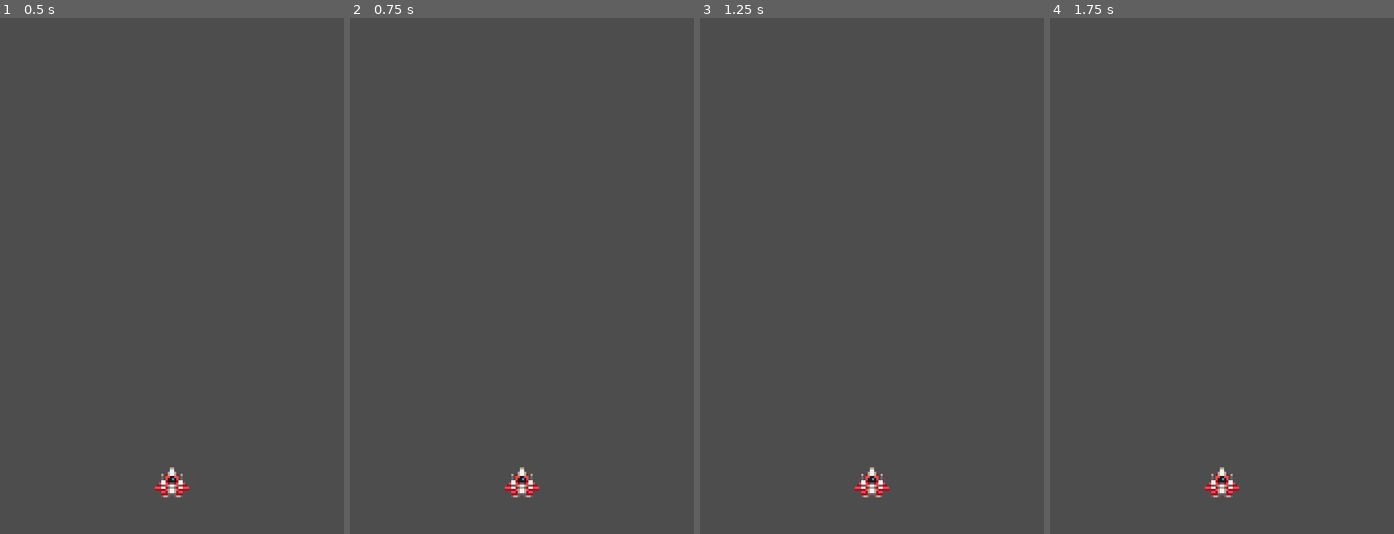
Above: before the commit, frames 1-4 (left to right).
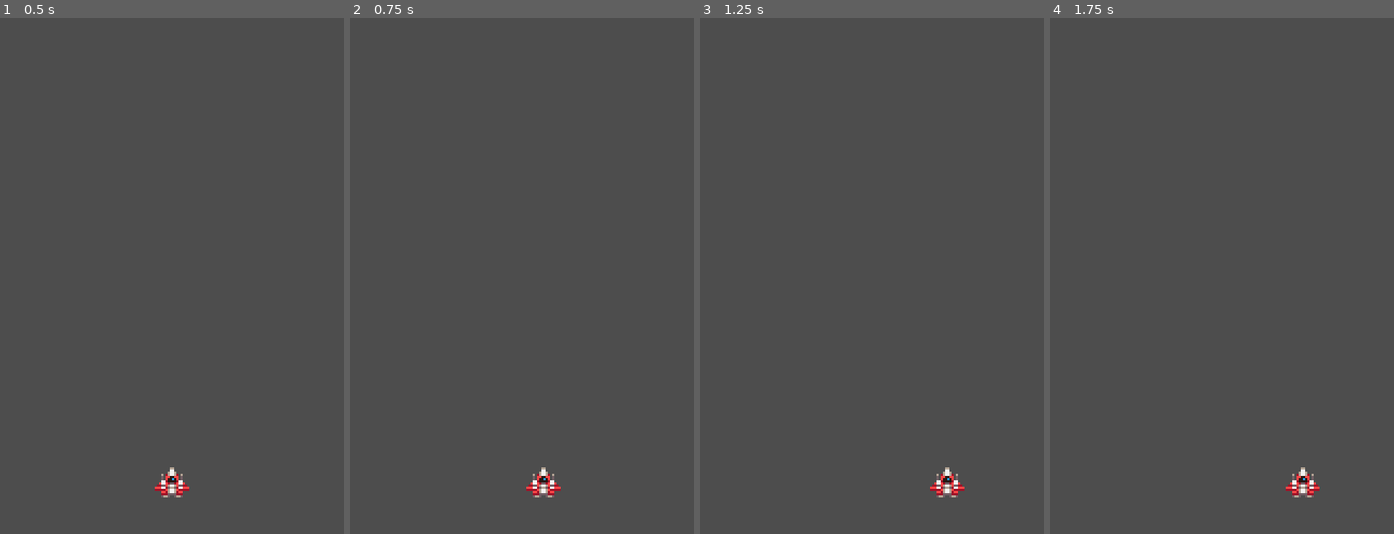
Above: after the commit, the same moments.

Repository: jackwkinsey/component-based-space-shooter
Game: Godot game, scene res://world.tscn
The game is run twice, just before and just after one commit, with the same random seed, the same clock (stepped at 60 frames per second) and the same inputs.
Inputs:
- Up to frame 1 (0.5 s): no input
- Up to frame 2 (0.75 s): tap Enter at 0.5 s; hold Right (right, bound only after the commit) from 0.53 s (still down)
- Up to frame 3 (1.25 s): keep holding Right (right, bound only after the commit)
- Up to frame 4 (1.75 s): release Right (right, bound only after the commit) at 1.28 s; hold Down (down, bound only after the commit) from 1.28 s (still down)

Frame 1 is identical in both runs. In frame 2, 0.6% of the frame differs, in the area x 45-62%, y 87-93%; in frame 3, 0.7%, in the area x 45-77%, y 87-93%; in frame 4, 0.7%.

Commit message:
chore: adds basic horizontal movement

Diff:
--- /dev/null
+++ b/components/input_component.gd
@@ -0,0 +1,19 @@
+## Gets input from player.
+class_name InputComponent
+extends Node
+
+
+## The overall directional input from the player.
+var direction: Vector2 = Vector2.ZERO
+
+## The horizontal directional input from the player.
+var horizontal_direction: Vector2
+
+## The vertical directional input from the player.
+var vertical_direction: Vector2
+
+
+func _input(event: InputEvent) -> void:
+	direction = Input.get_vector("left", "right", "up", "down")
+	horizontal_direction = Vector2(Input.get_axis("left", "right"), 0)
+	vertical_direction = Vector2(0, Input.get_axis("up", "down"))
--- /dev/null
+++ b/components/move_components/horizontal_move_component.gd
@@ -0,0 +1,7 @@
+## This component allows for the provided actor to moved horizontally by a velocity.
+class_name HorizontalMoveComponent
+extends MoveComponent
+
+
+func _process(delta: float) -> void:
+	actor.translate(input.horizontal_direction * move_stats.speed * delta)
--- /dev/null
+++ b/components/move_components/move_component.gd
@@ -0,0 +1,17 @@
+## This component allows for the provided actor to moved by a velocity.
+class_name MoveComponent
+extends Node
+
+
+## The actor to move. Must be a Node2D or inherit from Node2D!
+@export var actor: Node2D
+
+## The movement stats used for moving the actor.
+@export var move_stats: MoveStats
+
+## The input component to get the movement direction from.
+@export var input: InputComponent
+
+
+func _process(delta: float) -> void:
+	actor.translate(input.direction * move_stats.speed * delta)
--- /dev/null
+++ b/components/move_components/vertical_move_component.gd
@@ -0,0 +1,7 @@
+## This component allows for the provided actor to moved vertically by a velocity.
+class_name VerticalMoveComponent
+extends MoveComponent
+
+
+func _process(delta: float) -> void:
+	actor.translate(input.vertical_direction * move_stats.speed * delta)
--- a/components/position_clamp_component.gd
+++ b/components/position_clamp_component.gd
@@ -1,6 +1,6 @@
 # Give the component a class name so it can be instanced as a custom node
 class_name PositionClampComponent
-extends Node2D
+extends Node
 
 # Export the actor who's position will be clamped
 @export var actor: Node2D
--- /dev/null
+++ b/player_ship/player_move_stats.tres
@@ -0,0 +1,7 @@
+[gd_resource type="Resource" script_class="MoveStats" load_steps=2 format=3 uid="uid://ddotjbytd8dag"]
+
+[ext_resource type="Script" path="res://resources/move_stats.gd" id="1_j4ii5"]
+
+[resource]
+script = ExtResource("1_j4ii5")
+speed = 50
--- a/player_ship/player_ship.tscn
+++ b/player_ship/player_ship.tscn
@@ -1,6 +1,10 @@
-[gd_scene load_steps=6 format=3 uid="uid://73hjlnaeg0ug"]
+[gd_scene load_steps=10 format=3 uid="uid://73hjlnaeg0ug"]
 
 [ext_resource type="Texture2D" uid="uid://d1k5x8otsjyad" path="res://assets/ship.png" id="1_o3q25"]
+[ext_resource type="Script" path="res://components/input_component.gd" id="3_abl81"]
+[ext_resource type="Script" path="res://components/move_components/horizontal_move_component.gd" id="3_u3nii"]
+[ext_resource type="Resource" uid="uid://ddotjbytd8dag" path="res://player_ship/player_move_stats.tres" id="4_wongk"]
+[ext_resource type="Script" path="res://components/position_clamp_component.gd" id="5_6o0kt"]
 
 [sub_resource type="AtlasTexture" id="AtlasTexture_rq4pv"]
 atlas = ExtResource("1_o3q25")
@@ -47,3 +51,16 @@
 sprite_frames = SubResource("SpriteFrames_420v1")
 animation = &"center"
 autoplay = "center"
+
+[node name="InputComponent" type="Node" parent="."]
+script = ExtResource("3_abl81")
+
+[node name="HorizontalMoveComponent" type="Node" parent="." node_paths=PackedStringArray("actor", "input")]
+script = ExtResource("3_u3nii")
+actor = NodePath("..")
+move_stats = ExtResource("4_wongk")
+input = NodePath("../InputComponent")
+
+[node name="PositionClampComponent" type="Node" parent="." node_paths=PackedStringArray("actor")]
+script = ExtResource("5_6o0kt")
+actor = NodePath("..")
--- a/project.godot
+++ b/project.godot
@@ -23,6 +23,41 @@
 window/size/window_height_override=960
 window/stretch/mode="canvas_items"
 
+[input]
+
+left={
+"deadzone": 0.5,
+"events": [Object(InputEventKey,"resource_local_to_scene":false,"resource_name":"","device":-1,"window_id":0,"alt_pressed":false,"shift_pressed":false,"ctrl_pressed":false,"meta_pressed":false,"pressed":false,"keycode":0,"physical_keycode":4194319,"key_label":0,"unicode":0,"echo":false,"script":null)
+, Object(InputEventKey,"resource_local_to_scene":false,"resource_name":"","device":-1,"window_id":0,"alt_pressed":false,"shift_pressed":false,"ctrl_pressed":false,"meta_pressed":false,"pressed":false,"keycode":0,"physical_keycode":65,"key_label":0,"unicode":97,"echo":false,"script":null)
+, Object(InputEventJoypadMotion,"resource_local_to_scene":false,"resource_name":"","device":-1,"axis":0,"axis_value":-1.0,"script":null)
+, Object(InputEventJoypadButton,"resource_local_to_scene":false,"resource_name":"","device":-1,"button_index":13,"pressure":0.0,"pressed":false,"script":null)
+]
+}
+right={
+"deadzone": 0.5,
+"events": [Object(InputEventKey,"resource_local_to_scene":false,"resource_name":"","device":-1,"window_id":0,"alt_pressed":false,"shift_pressed":false,"ctrl_pressed":false,"meta_pressed":false,"pressed":false,"keycode":0,"physical_keycode":4194321,"key_label":0,"unicode":0,"echo":false,"script":null)
+, Object(InputEventKey,"resource_local_to_scene":false,"resource_name":"","device":-1,"window_id":0,"alt_pressed":false,"shift_pressed":false,"ctrl_pressed":false,"meta_pressed":false,"pressed":false,"keycode":0,"physical_keycode":68,"key_label":0,"unicode":100,"echo":false,"script":null)
+, Object(InputEventJoypadMotion,"resource_local_to_scene":false,"resource_name":"","device":-1,"axis":0,"axis_value":1.0,"script":null)
+, Object(InputEventJoypadButton,"resource_local_to_scene":false,"resource_name":"","device":-1,"button_index":14,"pressure":0.0,"pressed":false,"script":null)
+]
+}
+up={
+"deadzone": 0.5,
+"events": [Object(InputEventKey,"resource_local_to_scene":false,"resource_name":"","device":-1,"window_id":0,"alt_pressed":false,"shift_pressed":false,"ctrl_pressed":false,"meta_pressed":false,"pressed":false,"keycode":0,"physical_keycode":4194320,"key_label":0,"unicode":0,"echo":false,"script":null)
+, Object(InputEventKey,"resource_local_to_scene":false,"resource_name":"","device":-1,"window_id":0,"alt_pressed":false,"shift_pressed":false,"ctrl_pressed":false,"meta_pressed":false,"pressed":false,"keycode":0,"physical_keycode":87,"key_label":0,"unicode":119,"echo":false,"script":null)
+, Object(InputEventJoypadMotion,"resource_local_to_scene":false,"resource_name":"","device":-1,"axis":1,"axis_value":-1.0,"script":null)
+, Object(InputEventJoypadButton,"resource_local_to_scene":false,"resource_name":"","device":-1,"button_index":11,"pressure":0.0,"pressed":false,"script":null)
+]
+}
+down={
+"deadzone": 0.5,
+"events": [Object(InputEventKey,"resource_local_to_scene":false,"resource_name":"","device":-1,"window_id":0,"alt_pressed":false,"shift_pressed":false,"ctrl_pressed":false,"meta_pressed":false,"pressed":false,"keycode":0,"physical_keycode":4194322,"key_label":0,"unicode":0,"echo":false,"script":null)
+, Object(InputEventKey,"resource_local_to_scene":false,"resource_name":"","device":-1,"window_id":0,"alt_pressed":false,"shift_pressed":false,"ctrl_pressed":false,"meta_pressed":false,"pressed":false,"keycode":0,"physical_keycode":83,"key_label":0,"unicode":115,"echo":false,"script":null)
+, Object(InputEventJoypadMotion,"resource_local_to_scene":false,"resource_name":"","device":-1,"axis":1,"axis_value":1.0,"script":null)
+, Object(InputEventJoypadButton,"resource_local_to_scene":false,"resource_name":"","device":-1,"button_index":12,"pressure":0.0,"pressed":false,"script":null)
+]
+}
+
 [rendering]
 
 textures/canvas_textures/default_texture_filter=0
--- /dev/null
+++ b/resources/move_stats.gd
@@ -0,0 +1,5 @@
+class_name MoveStats
+extends Resource
+
+
+@export var speed: int = 100
